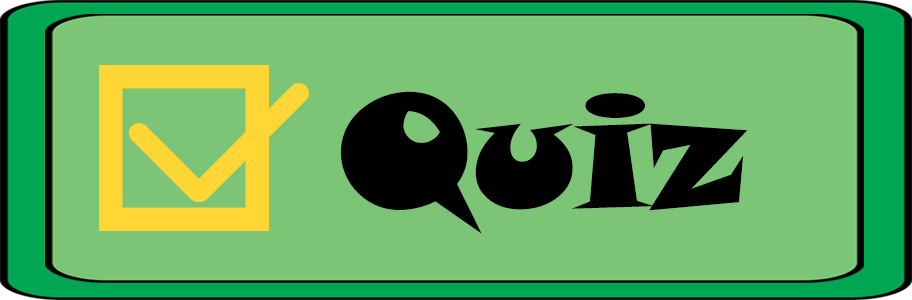
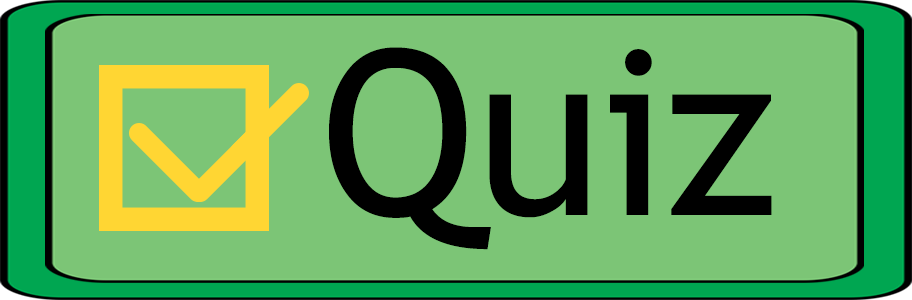
The second 912×300 image is a revision of the first. Changes to its layers:
painted on "Quiz" over [left=329, top=47, right=772, bottom=250]
